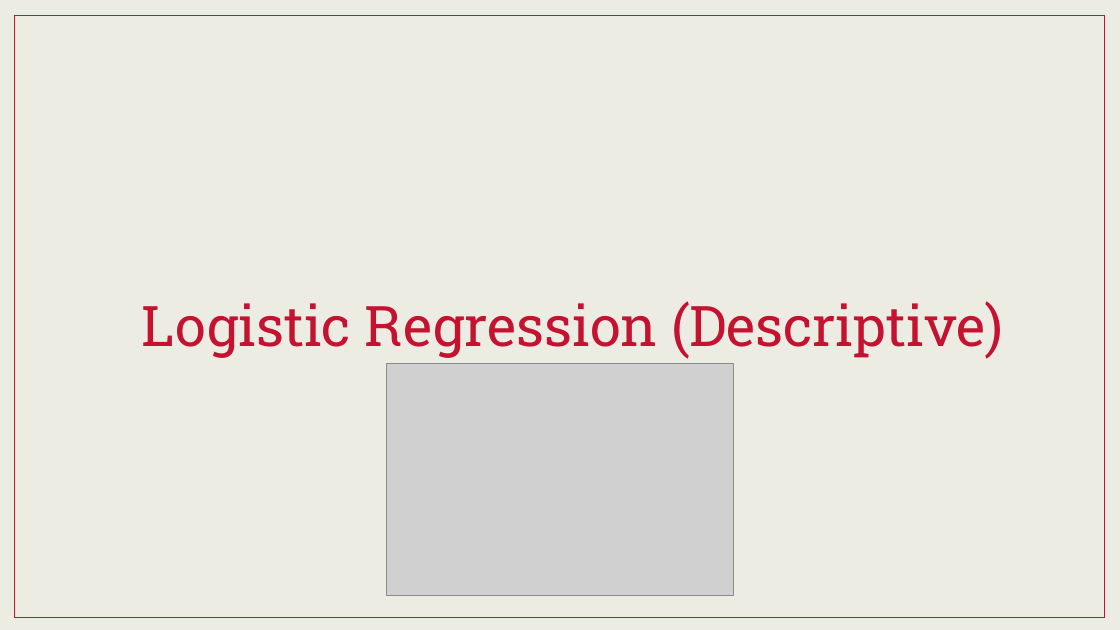
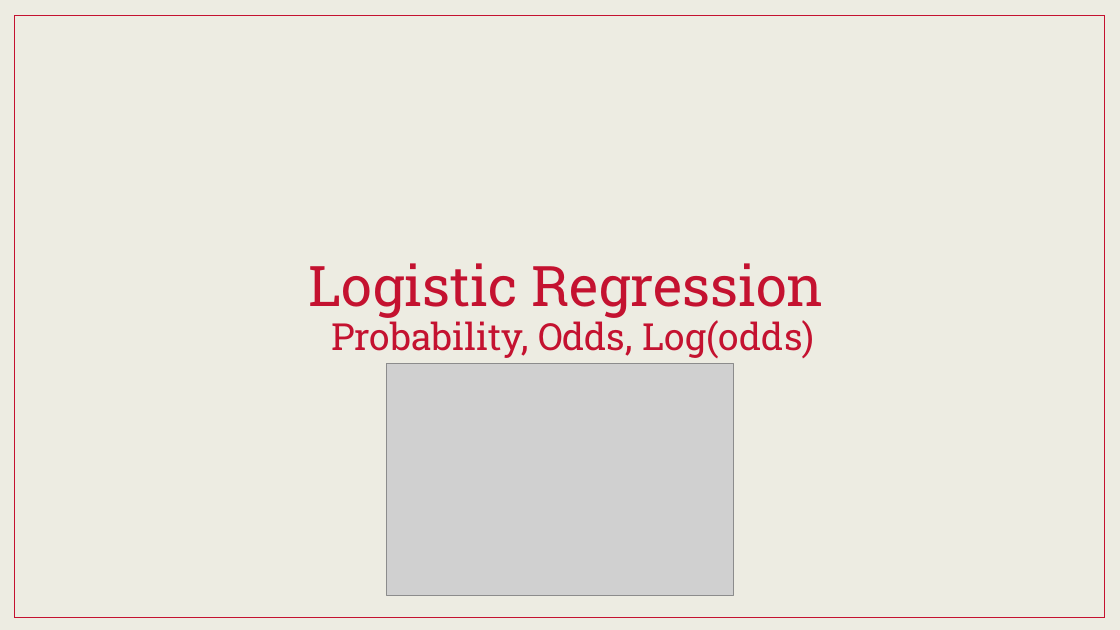
Before and after one commit to martinwg/ISA591, a slide deck: slide 2 of PPT/Module 6 - Logistic Regression (Descriptive).pptx. Drawn at 1120x630 pixels with LibreOffice and Linux fonts; fonts in the diff are those of the drawing; grey boxes stand for pictures; background and template pictures are left out. Boxes give left, top, right and bottom in pixels: in the first picture for what was removed or moved away, otherwise in the second. Text is boxed around its words. In the diff, an @@ line names an element or a change of style, - is before the commit and + after.

```diff
--- a/PPT/Module 6 - Logistic Regression (Descriptive).pptx
+++ b/PPT/Module 6 - Logistic Regression (Descriptive).pptx
@@ title at [308,263,824,358]: text changed; size 48 to 32 pt @@
-Logistic Regression (Descriptive)
+Logistic Regression
+Probability, Odds, Log(odds)
```
Also in this commit, not shown: 10 other slides changed, 11 slides added, 2 slides removed.
